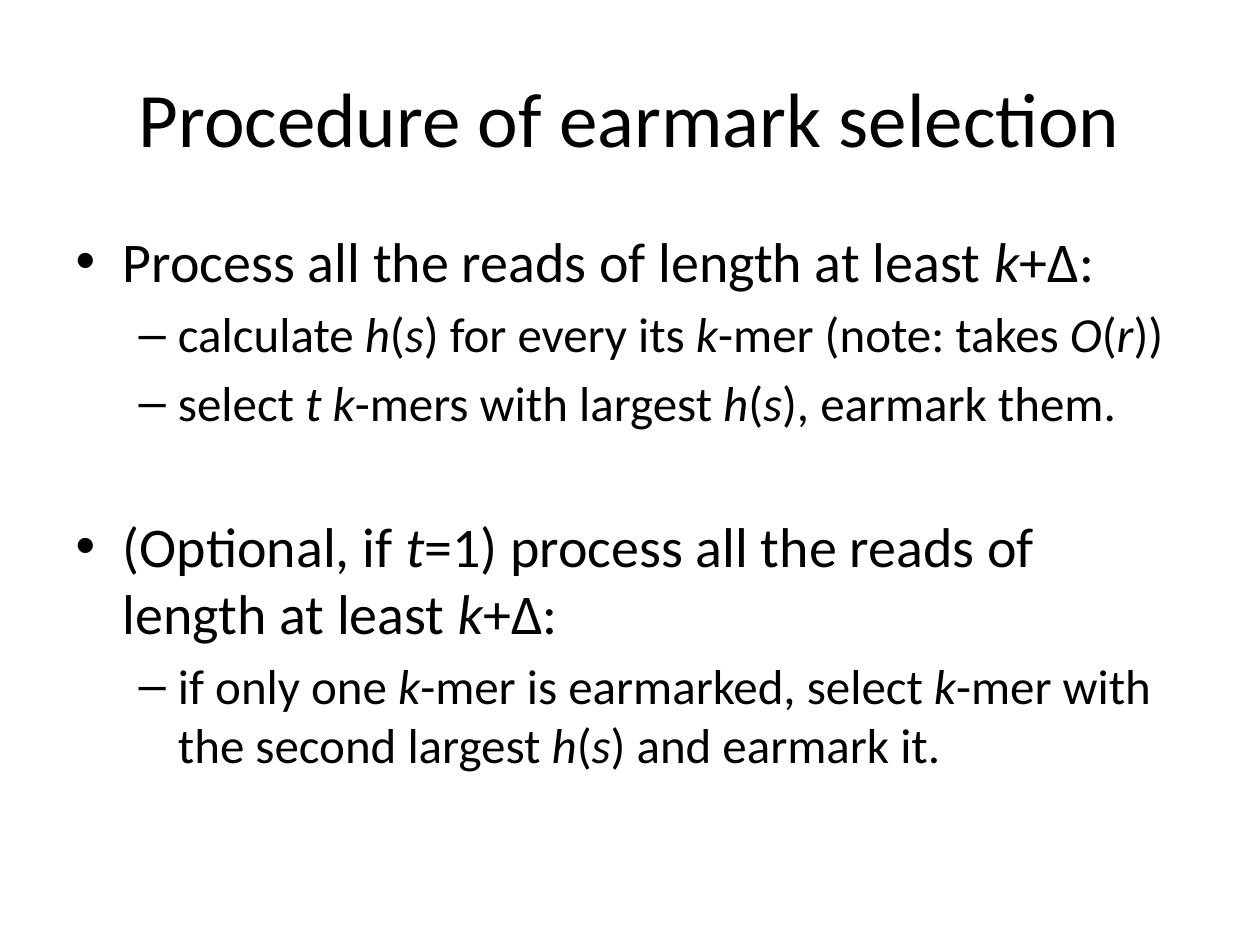
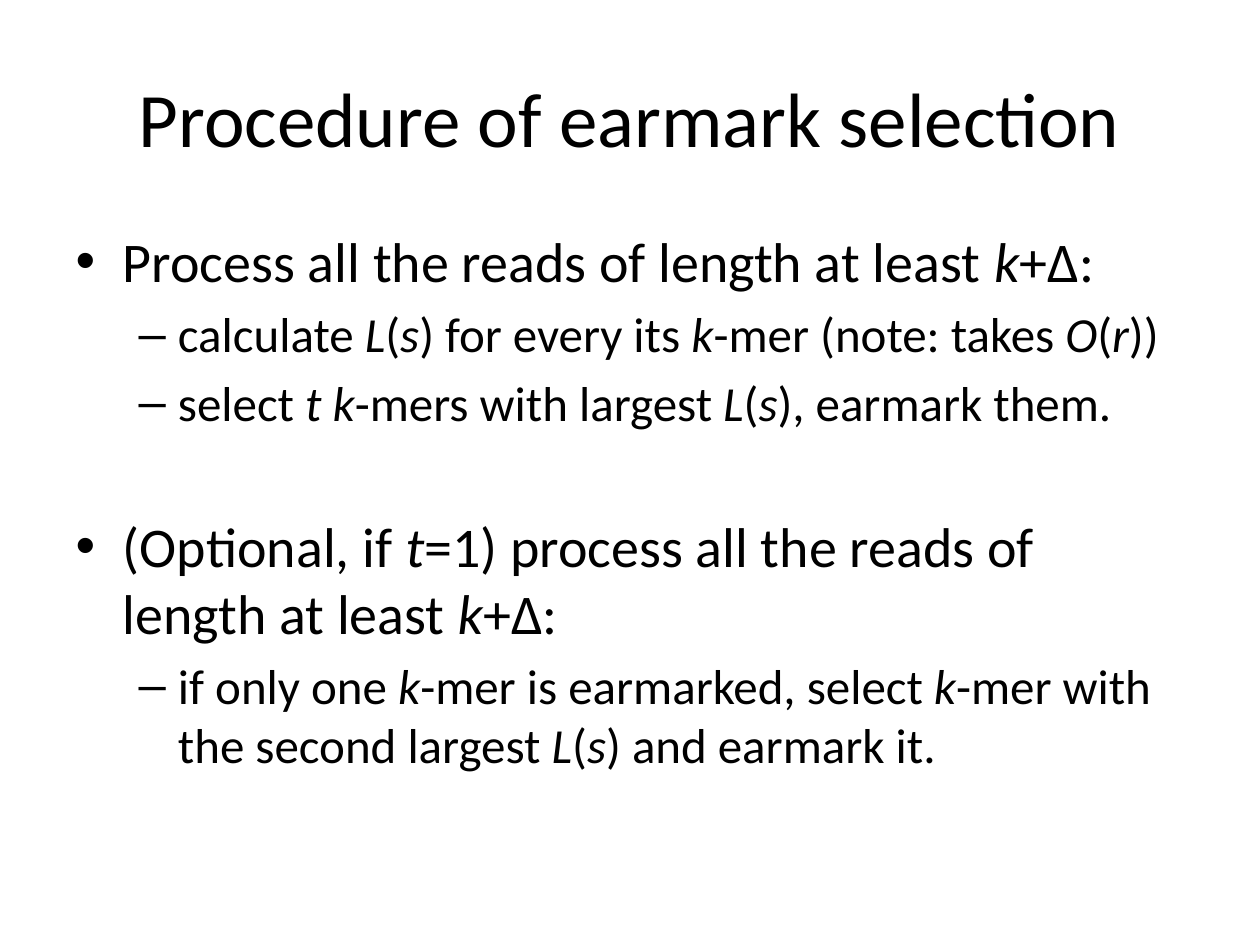
Before and after one commit to ablab/spades, a slide deck: slide 8 of assembler/docs/abruijn/presentation.pptx. Drawn at 1260x945 pixels with LibreOffice and Linux fonts; fonts in the diff are those of the drawing. Boxes give left, top, right and bottom in pixels: in the first picture for what was removed or moved away, otherwise in the second. Text is boxed around its words. In the diff, an @@ line names an element or a change of style, - is before the commit and + after.

Commit message:
minor

```diff
--- a/assembler/docs/abruijn/presentation.pptx
+++ b/assembler/docs/abruijn/presentation.pptx
@@ text at box(178, 316, 1158, 430): text changed @@
-  – calculate h(s) for every its k-mer (note: takes O(r))
-  – select t k-mers with largest h(s), earmark them.
+  – calculate L(s) for every its k-mer (note: takes O(r))
+  – select t k-mers with largest L(s), earmark them.
@@ text at box(178, 670, 1151, 772): text changed @@
-  – if only one k-mer is earmarked, select k-mer with the second largest h(s) and earmark it.
+  – if only one k-mer is earmarked, select k-mer with the second largest L(s) and earmark it.
```
Also in this commit, not shown: 1 other slide changed.
